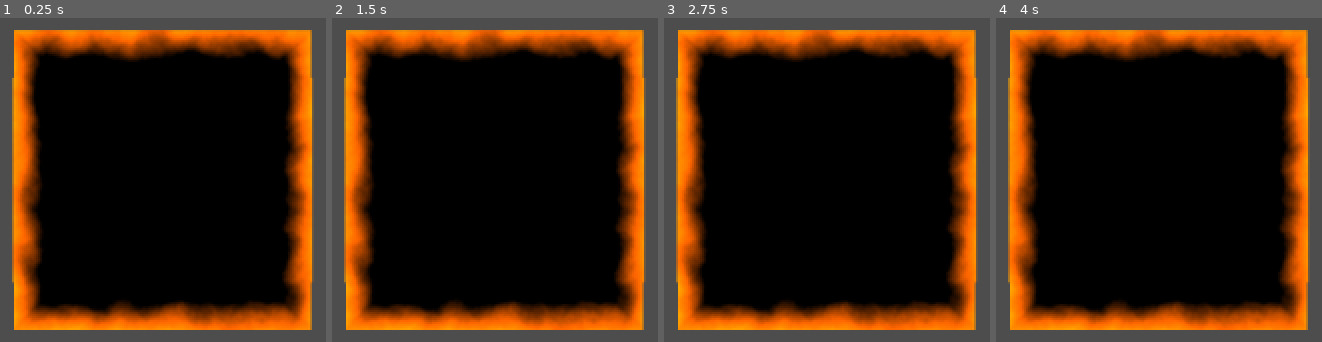
Above: before the commit, frames 1-4 (left to right).
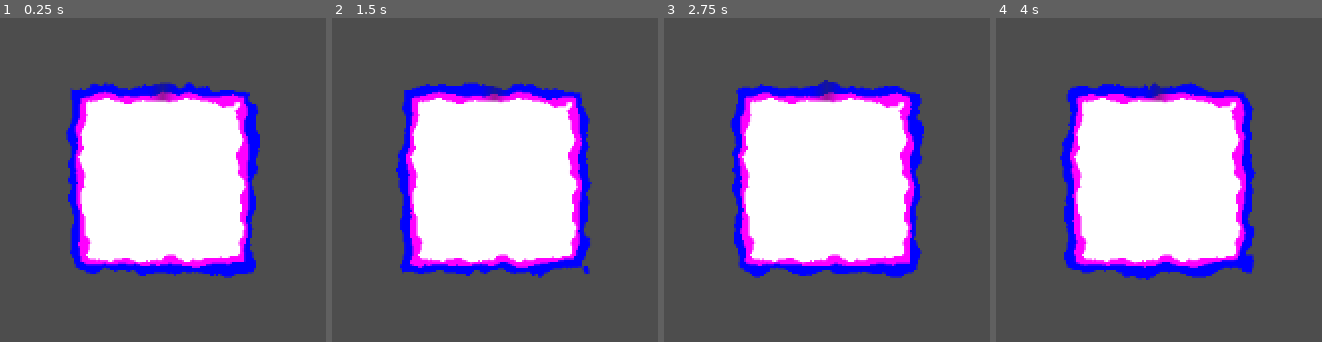
Above: after the commit, the same moments.

Repository: watson-disambiguation/BurnShader
Game: Godot game, scene res://Main.tscn
Two runs of this game, one before a commit and one after it. Both use one fixed random seed, a clock stepped at 60 frames per second and the inputs below.
Inputs:
- Up to frame 1 (0.25 s): no input
- Up to frame 2 (1.5 s): no input
- Up to frame 3 (2.75 s): no input
- Up to frame 4 (4 s): no input

The runs differ from the first frame. In frame 1, 85% of the frame differs, in the area x 3-97%, y 3-97%; in frame 2, 85%; in frame 3, 85%; in frame 4, 85%.

Commit message:
Improved progression and noise, cleaned up comments

Diff:
--- a/Main.tscn
+++ b/Main.tscn
@@ -3,16 +3,24 @@
 [ext_resource type="Shader" path="res://Shaders/BurnShader.gdshader" id="1_7y8qh"]
 
 [sub_resource type="FastNoiseLite" id="FastNoiseLite_va7b8"]
+seed = 5
+frequency = 0.0125
 
 [sub_resource type="NoiseTexture2D" id="NoiseTexture2D_jswp1"]
+seamless = true
 noise = SubResource("FastNoiseLite_va7b8")
 
 [sub_resource type="ShaderMaterial" id="ShaderMaterial_7vaxc"]
 shader = ExtResource("1_7y8qh")
-shader_parameter/edgeWidth = 0.065
-shader_parameter/value = 0.495
-shader_parameter/burnAngle = 3.46
-shader_parameter/flameColor = Color(1, 0.4, 0, 1)
+shader_parameter/noiseStrength = 0.05
+shader_parameter/progression = 0.555
+shader_parameter/initialSize = 0.33
+shader_parameter/midpointProgression = 0.5
+shader_parameter/innerEdgeWidth = 0.025
+shader_parameter/outerEdgeWidth = 0.03
+shader_parameter/falloffBurnAngle = 0.54
+shader_parameter/flameSpeed = 0.415
+shader_parameter/flameColor = Color(0.980392, 0.423529, 0, 1)
 shader_parameter/noiseTexture = SubResource("NoiseTexture2D_jswp1")
 
 [sub_resource type="CanvasTexture" id="CanvasTexture_f0b44"]
@@ -23,5 +31,5 @@
 [node name="BurningPaper" type="Sprite2D" parent="."]
 material = SubResource("ShaderMaterial_7vaxc")
 position = Vector2(322, 187)
-scale = Vector2(-217.628, 218.685)
+scale = Vector2(200, 200)
 texture = SubResource("CanvasTexture_f0b44")
--- a/Shaders/BurnShader.gdshader
+++ b/Shaders/BurnShader.gdshader
@@ -1,33 +1,71 @@
 shader_type canvas_item;
 
 uniform sampler2D noiseTexture : source_color;
-uniform float edgeWidth;
-uniform float value;
-uniform float burnAngle;
+uniform float noiseStrength;
+uniform float progression;
+uniform float initialSize;
+uniform float midpointProgression;
+uniform float innerEdgeWidth;
+uniform float outerEdgeWidth;
+uniform float falloffBurnAngle;
+uniform float flameSpeed;
 uniform vec3 flameColor : source_color;
+
 float inverseLerp(float from, float to, float t) {
-	return (t - from) / (from - to);
+	return (t - from) / (to - from);
+}
+
+float clamp01(float x) {
+	return clamp(0,1,x);
 }
 
 void fragment() {
-	float noise = texture(noiseTexture,vec2(UV.x,UV.y)).x * 0.05;
+	// noise texture moves upward, to look like rising flickering flames
+	float movingNoise = texture(noiseTexture,fract(vec2(UV.x,UV.y+TIME*flameSpeed))).x * 0.05;
+	// static noise texture for static burn edges
+	float noise = texture(noiseTexture,UV).x * noiseStrength;
+
+	// progression is remapped to control the burning along edges phase and the
+	// and the burning inward phase.
+	float burnAngle = PI*inverseLerp(0,midpointProgression,progression);
+	float value = clamp01(inverseLerp(midpointProgression,1.0,progression));
+	// endpoint needs to be offset by edgewidth and noise strength
+	// so flame completely disappears
+	float burnIn = mix(initialSize,-outerEdgeWidth-noiseStrength,value);
+
+	// signed distance fields
 	vec2 centeredUV = UV - 0.5;
-	float cornerProximity = abs(centeredUV.x) + abs(centeredUV.y);
+	// circular sdf
+	float distFromCenter = length(centeredUV);
+	// rectangular sdf
+	float distFromEdge = max((abs(centeredUV.x)),abs(centeredUV.y));
+	// blended so sdf becomes more circular as burning continues
+	float dist = mix(distFromCenter,distFromEdge,(1.0-value));
+
+
+
+	// calculate angle to pixel, for use in burning along the edge
 	float angle = atan(centeredUV.y/centeredUV.x);
 	if(centeredUV.x > 0.) {
 		angle = -angle;
 	}
 	angle = angle + (PI/2.0);
-	float distFromCenter = length(centeredUV);
-	float distFromEdge = max((abs(centeredUV.x)),abs(centeredUV.y));
 
-	float dist = mix(distFromCenter,distFromEdge,value/0.5);
-	float unburnedEdge = 1.0 - step(value,dist);
-	float stepped = step(value,dist+noise);
-	float innerStepped = step(value-edgeWidth,dist+noise);
-	float burnedEdge = inverseLerp(value,value+edgeWidth,dist+noise);
-	float steppedAngle = 1.0-smoothstep(burnAngle, burnAngle-0.5,angle);
-	float burnt = 1.0 - mix(burnedEdge,unburnedEdge,steppedAngle);
-	vec3 colour = clamp(mix(vec3(0.0), flameColor,burnt),0.0,1);
-	COLOR = vec4(colour,unburnedEdge);
+	// different stages of burning
+
+	// for use before flame has spread around the edge
+	float unburnedOuterEdge = 1.0 - step(burnIn,dist);
+	// middle flickers someone, taking from both noise textures
+	float burnedmiddleEdge = 1.0 - step(burnIn,dist-mix(movingNoise,noise,0.5));
+	// outermost edge flickers a lot
+	float burnedOuterEdge = 1.0 - step(burnIn+outerEdgeWidth,dist-movingNoise);
+	// innermost edge is completely static
+	float burnedInnerEdge = 1.0 - step(burnIn-innerEdgeWidth,dist-noise);
+
+	vec4 colour = vec4(burnedmiddleEdge,burnedInnerEdge,burnedOuterEdge,burnedOuterEdge);
+
+	// angle is used to divide burnt parts of the edge from unburnt parts
+	float steppedAngle = 1.0-smoothstep(burnAngle-falloffBurnAngle, burnAngle,angle);
+	colour = mix(vec4(unburnedOuterEdge),colour,steppedAngle);
+	COLOR = colour;
 }
